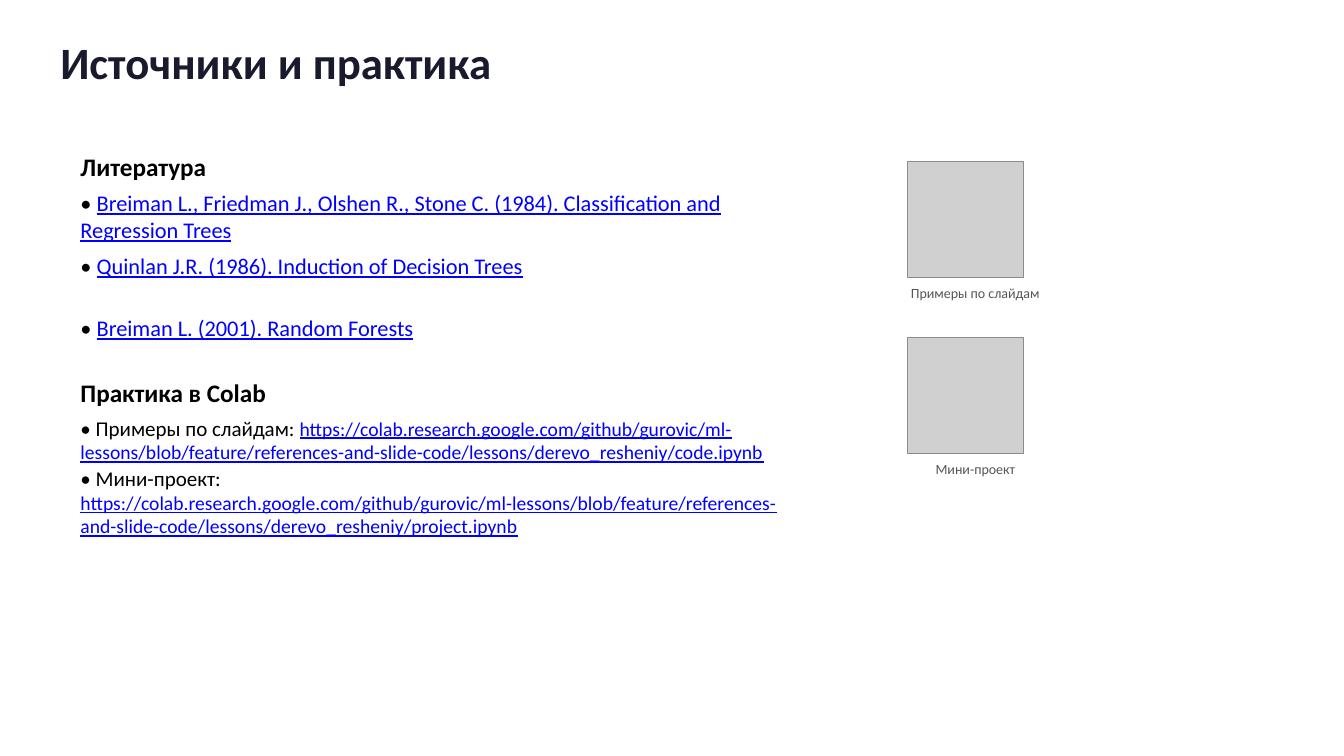
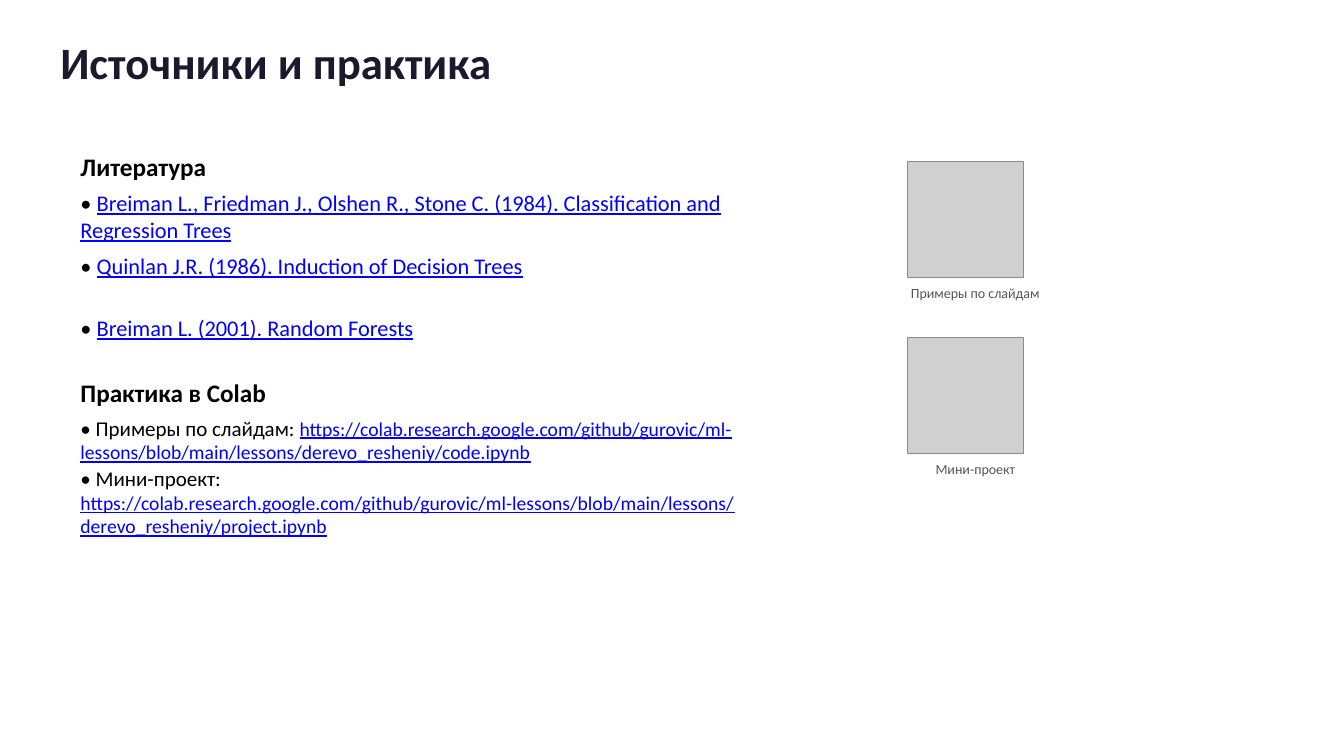
Before and after one commit to gurovic/ml-lessons, a slide deck: slide 25 of lessons/derevo_resheniy/presentation.pptx. Drawn at 1344x756 pixels with LibreOffice and Linux fonts; fonts in the diff are those of the drawing; grey boxes stand for pictures. Boxes give left, top, right and bottom in pixels: in the first picture for what was removed or moved away, otherwise in the second. Text is boxed around its words. In the diff, an @@ line names an element or a change of style, - is before the commit and + after.

```diff
--- a/lessons/derevo_resheniy/presentation.pptx
+++ b/lessons/derevo_resheniy/presentation.pptx
@@ text at [80,421,732,463]: text changed @@
-• Примеры по слайдам: https://colab.research.google.com/github/gurovic/ml-lessons/blob/feature/references-and-slide-code/lessons/derevo_resheniy/code.ipynb
+• Примеры по слайдам: https://colab.research.google.com/github/gurovic/ml-lessons/blob/main/lessons/derevo_resheniy/code.ipynb
@@ text at [80,472,733,537]: text changed @@
-• Мини-проект: https://colab.research.google.com/github/gurovic/ml-lessons/blob/feature/references-and-slide-code/lessons/derevo_resheniy/project.ipynb
+• Мини-проект: https://colab.research.google.com/github/gurovic/ml-lessons/blob/main/lessons/derevo_resheniy/project.ipynb
```
Also in this commit, not shown: 8 other files.
